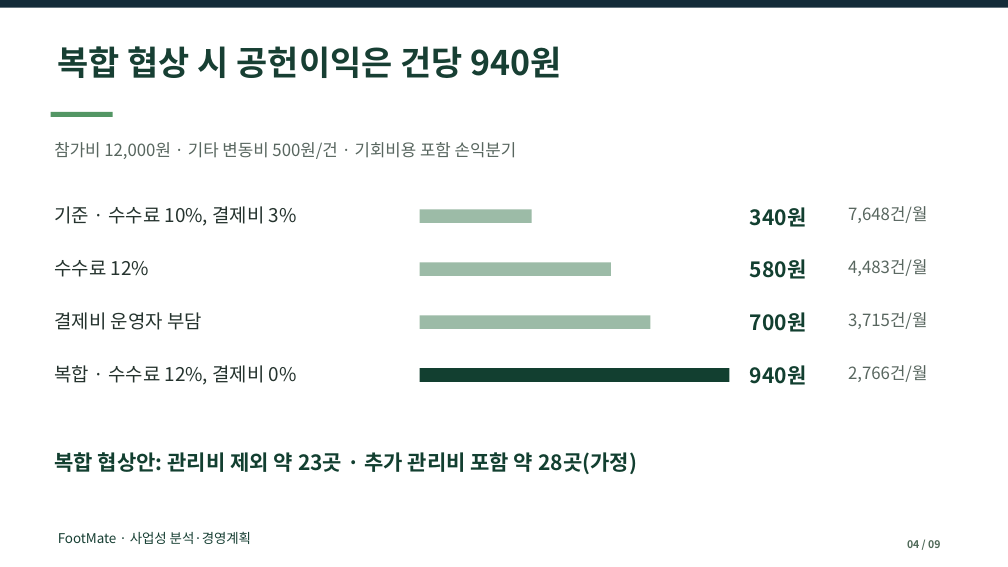
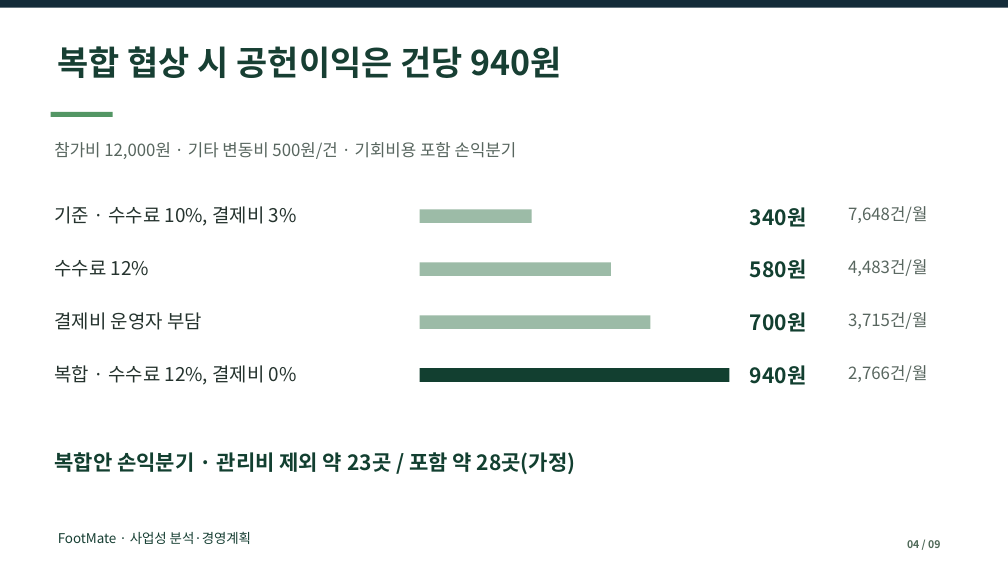
Before and after one commit to dohyunkimmm/footmate, a slide deck: slide 4 of src/case-study/downloads/footmate_report.pptx. Drawn at 1008x567 pixels with LibreOffice and Linux fonts; fonts in the diff are those of the drawing. Boxes give left, top, right and bottom in pixels: in the first picture for what was removed or moved away, otherwise in the second. Text is boxed around its words. In the diff, an @@ line names an element or a change of style, - is before the commit and + after.

```diff
--- a/src/case-study/downloads/footmate_report.pptx
+++ b/src/case-study/downloads/footmate_report.pptx
@@ text at (54,452,576,474): text changed @@
-복합 협상안: 관리비 제외 약 23곳 · 추가 관리비 포함 약 28곳(가정)
+복합안 손익분기 · 관리비 제외 약 23곳 / 포함 약 28곳(가정)
```
Also in this commit, not shown: 3 other slides changed, 16 other files.
